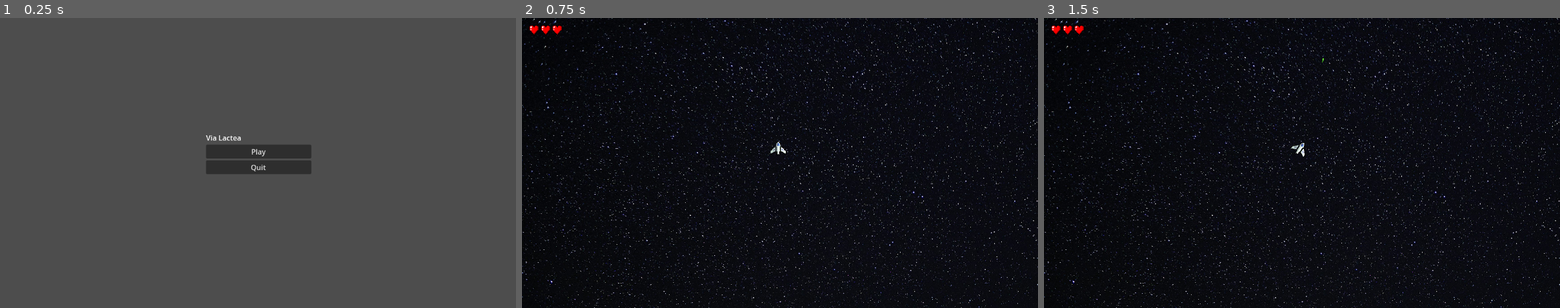
Above: before the commit, frames 1-3 (left to right).
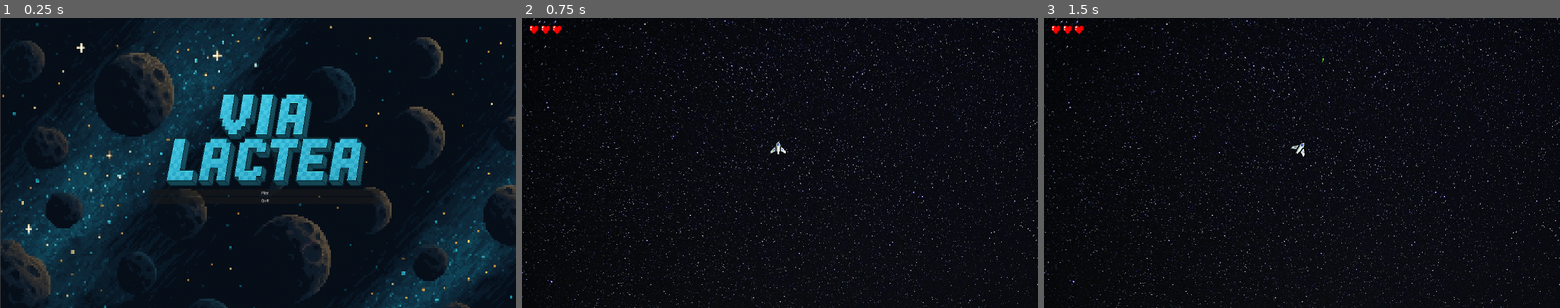
Above: after the commit, the same moments.

Repository: enricopro/via-lactea
Game: Godot game, scene res://scenes/main_scene.tscn
Two runs of this game, one before a commit and one after it. Both use one fixed random seed, a clock stepped at 60 frames per second and the inputs below.
Inputs:
- Up to frame 1 (0.25 s): no input
- Up to frame 2 (0.75 s): click "Play" at 0.5 s
- Up to frame 3 (1.5 s): tap Enter at 1.25 s; hold Right (ui_right) from 1.28 s (still down); tap Space (shoot) at 1.35 s

The runs differ from the first frame. In frame 1, 99% of the frame differs, in the area x 0-100%, y 0-100%; in frame 2, nothing differs; in frame 3, nothing differs.

Commit message:
Fix start button and sentinel collision bug

Diff:
--- a/scenes/main_scene.tscn
+++ b/scenes/main_scene.tscn
@@ -1,7 +1,10 @@
-[gd_scene load_steps=3 format=3 uid="uid://cqay4jfwvsv2w"]
+[gd_scene load_steps=6 format=3 uid="uid://cqay4jfwvsv2w"]
 
 [ext_resource type="Script" path="res://scripts/main.gd" id="1_3e2tv"]
 [ext_resource type="PackedScene" uid="uid://cdyoqe11modui" path="res://scenes/game.tscn" id="1_r0dnm"]
+[ext_resource type="Texture2D" uid="uid://0lj0gt25usqe" path="res://assets/images/logo.png" id="3_h61cr"]
+[ext_resource type="AudioStream" uid="uid://ca0f5ckqvmg5" path="res://assets/sounds/soundtrack_2.mp3" id="3_yalxh"]
+[ext_resource type="Texture2D" uid="uid://byq1batl67nik" path="res://assets/images/start_screen_background.png" id="4_i4x7k"]
 
 [node name="MainScene" type="Node2D"]
 script = ExtResource("1_3e2tv")
@@ -28,14 +31,15 @@
 [node name="VBoxContainer" type="VBoxContainer" parent="Screens/StartScreen"]
 process_mode = 3
 layout_mode = 0
-offset_left = 459.0
-offset_top = 258.5
-offset_right = 694.0
-offset_bottom = 447.5
+offset_left = 335.0
+offset_top = 166.0
+offset_right = 1359.0
+offset_bottom = 708.0
+scale = Vector2(0.5, 0.5)
 
-[node name="Title" type="Label" parent="Screens/StartScreen/VBoxContainer"]
+[node name="Logo" type="TextureRect" parent="Screens/StartScreen/VBoxContainer"]
 layout_mode = 2
-text = "Via Lactea"
+texture = ExtResource("3_h61cr")
 
 [node name="PlayButton" type="Button" parent="Screens/StartScreen/VBoxContainer"]
 layout_mode = 2
@@ -45,7 +49,23 @@
 layout_mode = 2
 text = "Quit"
 
+[node name="StartScreenSoundtrack" type="AudioStreamPlayer2D" parent="Screens/StartScreen"]
+process_mode = 3
+stream = ExtResource("3_yalxh")
+volume_db = -12.0
+autoplay = true
+parameters/looping = true
+
+[node name="Background" type="TextureRect" parent="Screens/StartScreen"]
+z_index = -1
+layout_mode = 0
+offset_right = 1536.0
+offset_bottom = 1024.0
+mouse_filter = 2
+texture = ExtResource("4_i4x7k")
+
 [node name="GameOverScreen" type="Control" parent="Screens"]
+visible = false
 layout_mode = 3
 anchors_preset = 0
 offset_right = 40.0
--- a/scripts/main.gd
+++ b/scripts/main.gd
@@ -4,6 +4,7 @@
 @onready var start_screen = $Screens/StartScreen
 @onready var game_over_screen = $Screens/GameOverScreen
 @onready var hud = $Game/HUD
+@onready var startscreen_soundtrack = $Screens/StartScreen/StartScreenSoundtrack
 
 func _ready() -> void:
 	show_start_screen()
@@ -16,6 +17,9 @@
 	get_tree().paused = true
 
 func start_game() -> void:
+	var tween = create_tween()
+	tween.tween_property(startscreen_soundtrack, "volume_db", -40, 0.3)
+	tween.finished.connect(startscreen_soundtrack.stop)
 	game.visible = true
 	hud.visible = true
 	start_screen.visible = false
--- a/scripts/sentinel.gd
+++ b/scripts/sentinel.gd
@@ -15,16 +15,20 @@
 
 func explode() -> void:
 	speed = 0
+
+	# Disable hitbox and body collisions
+	$HitBox.set_deferred("disabled", true)
+	$HitBox.collision_layer = 0
+	$HitBox.collision_mask = 0
+
+	$CollisionPolygon2D.set_deferred("disabled", true)
+	collision_layer = 0
+	collision_mask = 0
+
 	$Explosion/AudioStreamPlayer2D.play()
 	$Explosion.visible = true
 	$Explosion.play("default")
 	$Sprite2D.visible = false
-
-	# Disable hitbox and body collisions
-	$HitBox.set_deferred("disabled", true)
-	$CollisionPolygon2D.set_deferred("disabled", true)
-	collision_layer = 0
-	collision_mask = 0
 
 	# Queue free after animation finishes
 	$Explosion.animation_finished.connect(queue_free)
Binary file added: assets/images/logo.png
Not shown, added: assets/images/logo.png.import
Binary file added: assets/images/start_screen_background.png
Not shown, added: assets/images/start_screen_background.png.import
Not shown, added: assets/sounds/soundtrack_2.mp3.import
Not shown, added: assets/sounds/soundtrack_2.mp3
